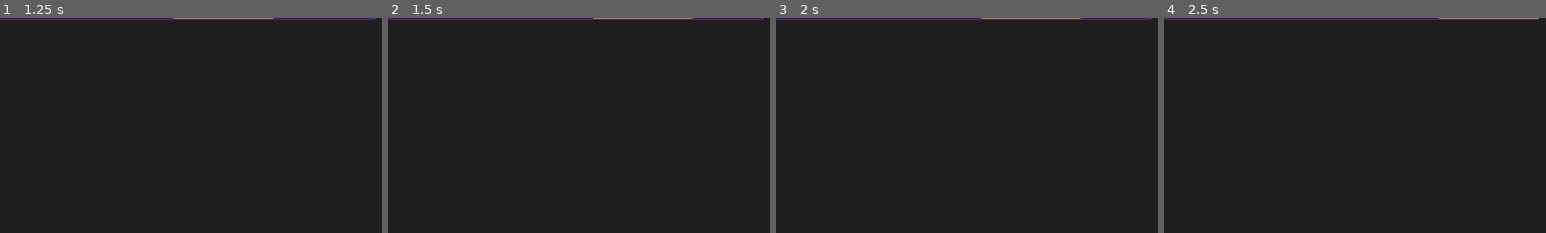
Above: before the commit, frames 1-4 (left to right).
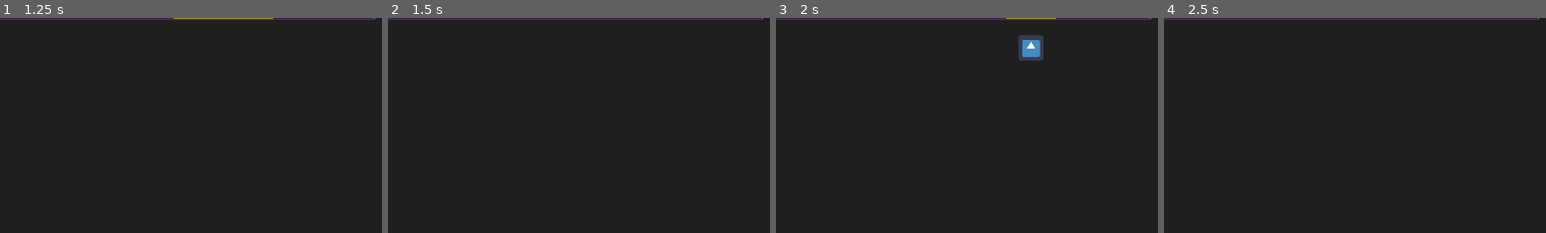
Above: after the commit, the same moments.

Repository: ergomitts/fighting-game
Game: Godot game, scene res://characters/TestFighter/TestFighter.tscn
Two runs of this game, one before a commit and one after it. Both use one fixed random seed, a clock stepped at 60 frames per second and the inputs below. This scene is started directly instead of the project's main scene. The engine's default icon, where the game draws it, is replaced by a stand-in: a white triangle on a blue panel in a dark square.
Inputs:
- Up to frame 1 (1.25 s): tap Enter at 0.5 s; hold D (p1_right) from 0.53 s (still down); hold Down (p2_down) from 0.53 s (still down)
- Up to frame 2 (1.5 s): tap Space at 1.25 s; release D (p1_right) at 1.28 s; release Down (p2_down) at 1.28 s; hold S (p1_down) from 1.28 s (still down); tap Down (p2_down) at 1.35 s
- Up to frame 3 (2 s): keep holding S (p1_down)
- Up to frame 4 (2.5 s): tap Enter at 2 s; release S (p1_down) at 2.03 s; hold D (p1_right) from 2.03 s (still down); hold Left (p2_left) from 2.03 s (still down); tap Down (p2_down) at 2.3 s
The pictures show only the part of the screen within x 14-64%, y 0-50%; the shares and areas given below are measured in that part.

Frame 1 is identical in both runs. In frame 2, 0.1% of the frame differs, in the area x 53-80%, y 0-1%; in frame 3, 0.8%, in the area x 53-80%, y 0-20%; in frame 4, 0.1%.

Commit message:
touched up on collision reactions when the players are in the ccorner

Diff:
--- a/characters/Character.gd
+++ b/characters/Character.gd
@@ -51,6 +51,30 @@
 	return _velocity
 
 func move_and_push(_velocity, enemy = null):
+	if enemy and enemy.get('push_box'):
+		var enemy_rect := enemy.push_box.get_global_rect() as Rect2
+		var projected_rect := Rect2(push_box.get_center() + _velocity, push_box.shape.size)
+
+		if projected_rect.intersects(enemy_rect):
+			var center = projected_rect.position.x + projected_rect.size.x/2
+			var clip = (push_box.left_global() + _velocity.x) - enemy.push_box.right_global()
+			if center < enemy.push_box.global_position.x:
+				clip = (push_box.right_global() + _velocity.x) - enemy.push_box.left_global()
+
+			if enemy.get_corner() == 0:
+				if abs(enemy.velocity.x) < abs(clip):
+					enemy.move_and_push(Vector2(enemy.velocity.x + clip, 0))
+				elif abs(enemy.velocity.x) > abs(clip):
+					_velocity.x -= clip
+				else:
+					_velocity.x = 0
+			else:
+				if get_corner() == 1:
+					clip = (push_box.right_global() + _velocity.x) - enemy.push_box.left_global()
+				elif get_corner() == -1:
+					clip = (push_box.left_global() + _velocity.x) - enemy.push_box.right_global()
+				_velocity.x -= clip
+
 	var up = push_box.up_global() + _velocity.y
 	var down = push_box.down_global() + _velocity.y
 
@@ -59,33 +83,6 @@
 	if up < GameGlobals.StageTop:
 		_velocity.y -= up - GameGlobals.StageTop
 	_velocity.x = snap_to_corner(_velocity).x
-
-	if enemy and enemy.get('push_box'):
-		var enemy_rect := enemy.push_box.get_global_rect() as Rect2
-		var projected_rect := Rect2(push_box.get_center() + _velocity, push_box.shape.size)
-
-		if projected_rect.intersects(enemy_rect):
-			var center = projected_rect.position.x + projected_rect.size.x/2
-			if center > enemy.push_box.global_position.x:
-				if enemy.get_corner() == -1:
-					_velocity.x -= (push_box.left_global() + _velocity.x) - enemy.push_box.right_global()
-				elif enemy.get_corner() == 0:
-					enemy.move_and_push(Vector2((push_box.left_global() + _velocity.x) - enemy.push_box.right_global(), 0))
-			elif center < enemy.push_box.global_position.x:
-				if enemy.get_corner() == 1:
-					_velocity.x -= (push_box.right_global() + _velocity.x) - enemy.push_box.left_global()
-				elif enemy.get_corner() == 0:
-					enemy.move_and_push(Vector2((push_box.right_global() + _velocity.x) - enemy.push_box.left_global(), 0))
-
-			_velocity.x = snap_to_corner(_velocity).x
-			var corner = get_corner()
-			if corner != 0 and corner == enemy.get_corner():
-				if get_corner() == 1:
-					_velocity.x -= (push_box.right_global() + _velocity.x) - enemy.push_box.left_global()
-#					enemy.move_and_push(Vector2(push_box.left_global() + _velocity.x - enemy.push_box.right_global(), 0))
-				elif get_corner() == -1:
-					_velocity.x -= (push_box.left_global() + _velocity.x) - enemy.push_box.right_global()
-#					enemy.move_and_push(Vector2(push_box.right_global() + _velocity.x - enemy.push_box.left_global(), 0))
 
 	move(_velocity)
 	return _velocity
--- a/characters/States/Idle.gd
+++ b/characters/States/Idle.gd
@@ -4,12 +4,23 @@
 func physics_process(delta: float):
 	var h_dir = 0
 	var pressed_jump = false
+	var pressed_down = false
 	if host.id == 0:
 		h_dir = Input.get_action_raw_strength('p1_right') - Input.get_action_raw_strength('p1_left')
 		pressed_jump = Input.is_action_just_pressed('p1_up')
+		pressed_down = Input.is_action_pressed('p1_down')
 	else:
 		h_dir = Input.get_action_raw_strength('p2_right') - Input.get_action_raw_strength('p2_left')
 		pressed_jump = Input.is_action_just_pressed('p2_up')
+		pressed_down = Input.is_action_pressed('p2_down')
 	host.velocity.x = h_dir * 20
 	if pressed_jump:
 		host.velocity.y = -50
+	if pressed_down:
+		host.push_box.shape.size.x = 125
+		host.push_box.shape.position.x = -125/2
+		host.push_box.shape.size.y = 250
+	else:
+		host.push_box.shape.size.x = 250
+		host.push_box.shape.position.x = -250/2
+		host.push_box.shape.size.y = 650
